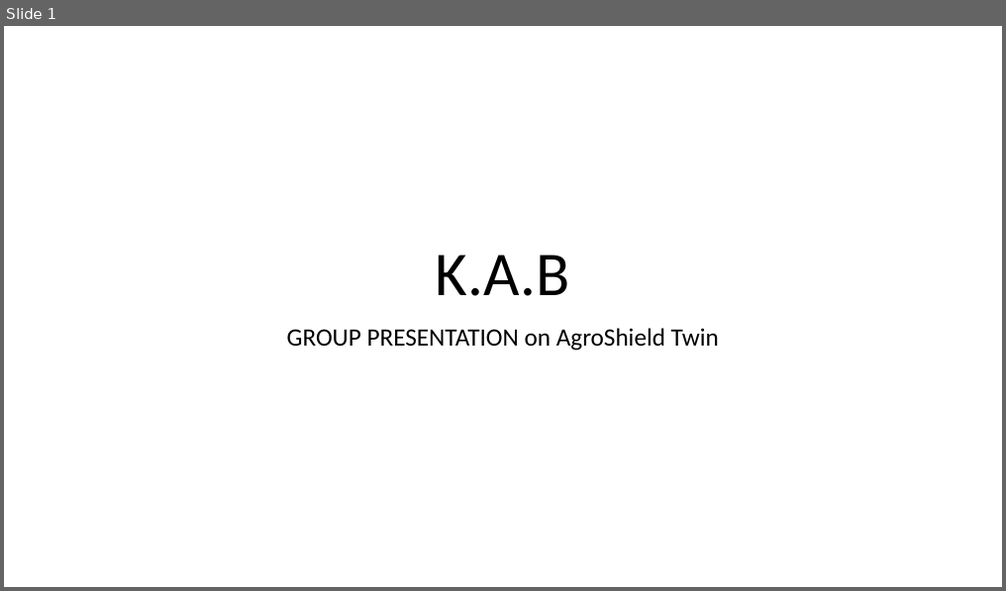
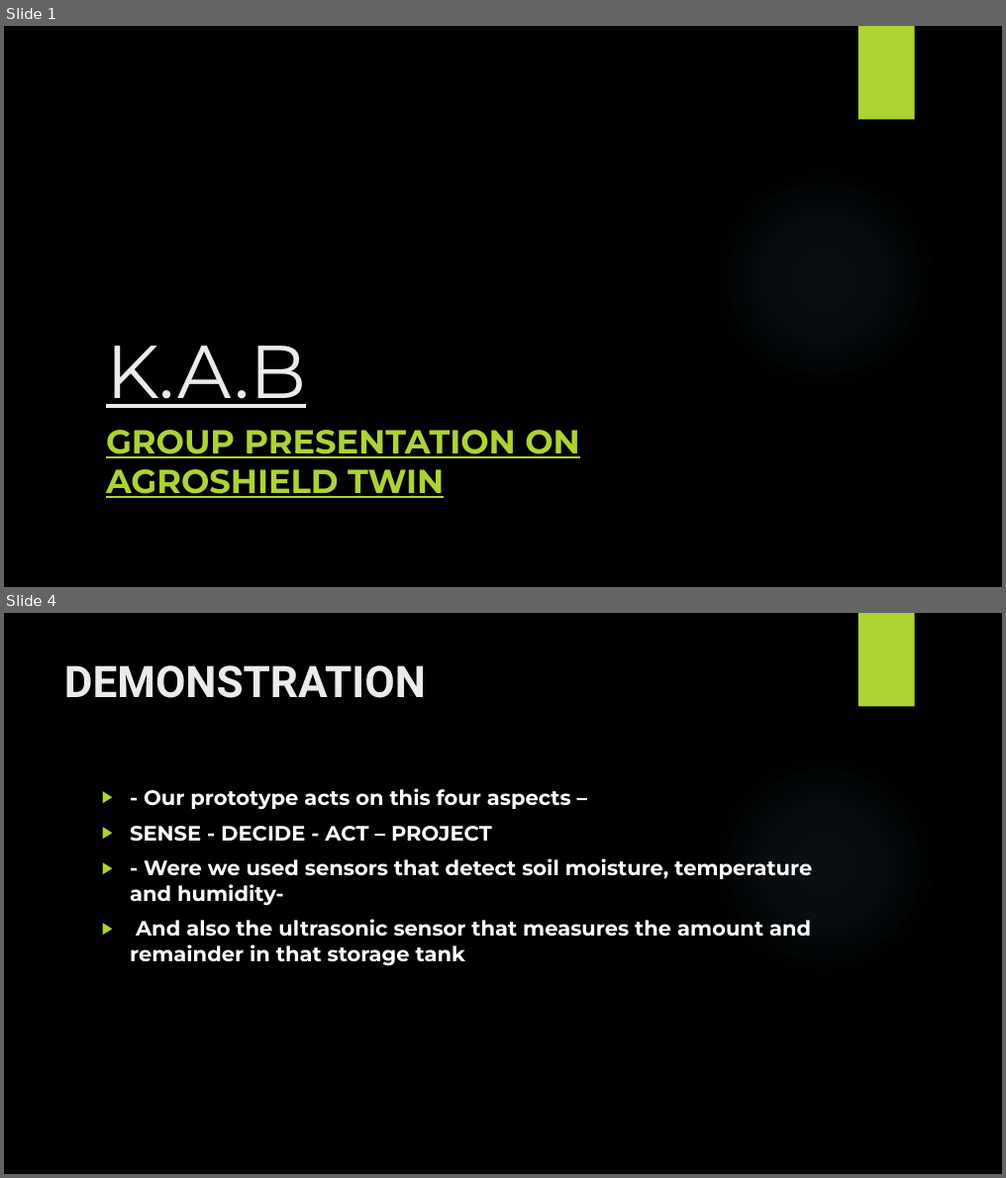
Before and after one commit to langvin-1/KAB, a slide deck: K.pptx. Shown one above the other, each under a label of ours: slide 1 before the commit, slides 1 and 4 after it; the slides between them are not shown. The pictures are 1006x591 and 1006x1178 pixels, drawn with LibreOffice and Linux fonts; fonts in the diff are those of the drawing; background and template pictures are left out. Boxes give left, top, right and bottom in pixels: in the first picture for what was removed or moved away, otherwise in the second. Text is boxed around its words. In the diff, an @@ line names an element or a change of style, - is before the commit and + after.

```diff
--- a/K.pptx
+++ b/K.pptx
@@ slide 4 added at box(4, 613, 1002, 1174), background picture (left out); not listed: 2 template elements that a slide beside it also shows @@
@@ title added at box(64, 665, 426, 698), 42 pt, text #EBEBEB, bold @@
+DEMONSTRATION
@@ text added at box(130, 788, 812, 966), 20 pt, text #FFFFFF, bold @@
+▶ - Our prototype acts on this four aspects –
+▶ SENSE - DECIDE - ACT – PROJECT
+▶ - Were we used sensors that detect soil moisture, temperature and humidity-
+▶ And also the ultrasonic sensor that measures the amount and remainder in that storage tank
@@ slide 1 changed as well @@
@@ background #FFFFFF to picture (left out) @@
@@ rectangle added at box(858, 26, 915, 120), fill #ACD433 @@
@@ title "K.A.B": place and size @@
-title "K.A.B" at box(436, 255, 570, 296)
+title "K.A.B" at box(106, 346, 306, 408)
@@ title "K.A.B" at box(106, 346, 306, 408): size 60 to 72 pt, font Calibri to Montserrat, text colour #000000 to #EBEBEB, underline on; alignment centre to left; line spacing 0.9 to 1 @@
@@ ellipse added at box(709, 163, 939, 393), fill gradient #7AC4F0 @@
@@ subtitle at box(106, 430, 580, 498): text changed; size 24 to 32 pt; font Calibri to Montserrat; text colour #000000 to #ACD433; bold on @@
-GROUP PRESENTATION on AgroShield Twin
+GROUP PRESENTATION ON AGROSHIELD TWIN
```
Also in this commit, not shown: 3 other slides added, 4 slides removed.
